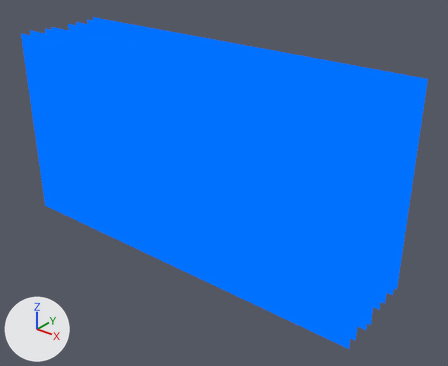
Two versions of the Blender file effect/effect-cut2.blend, one commit apart.
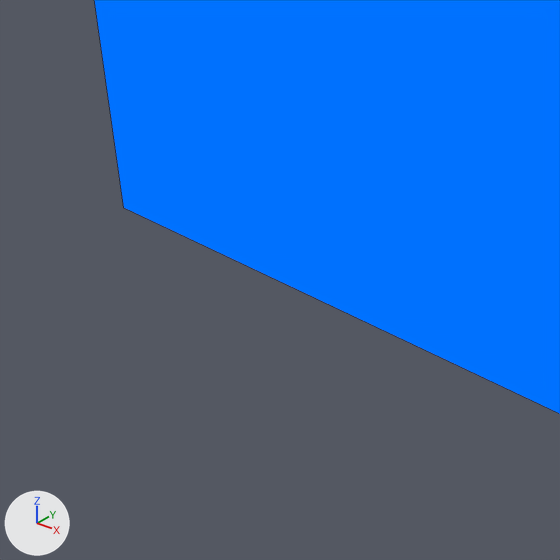
There are two pictures of each version: one whole from a 50 mm camera at (14.0, -16.07, 10.44) aimed at (1.99, -1.06, 1.13), one close up on the part from 0% to 46% of the width and 35% to 91% of the height. Arrows for +X, +Y and +Z are at lower left; the lights stay in place. The close-ups show mesh edges as thin lines.

In view in the first close-up: 'near-less.001'.
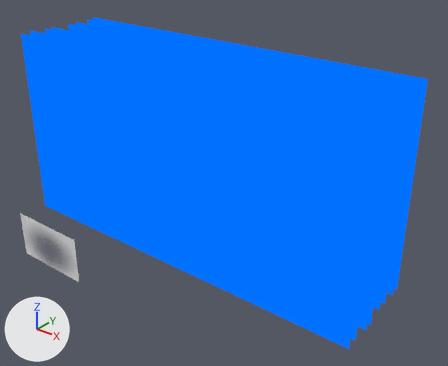
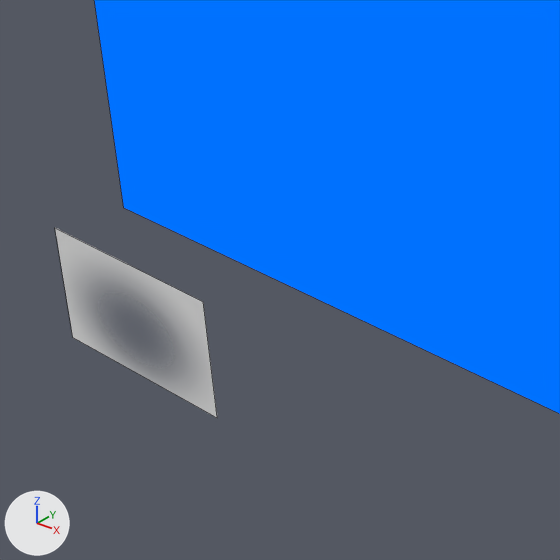
Changed parts and their boxes [x1, y1, x2, y2] in the close-ups (560 x 560 px):
'Plane.001', added
    after: [55, 228, 217, 417]

Edits to the bpy script that builds the scene:
```text
Add mat_effect_mask_large:
    mat_effect_mask_large = bpy.data.materials.new('effect-mask-large')
    # nodes: BsdfPrincipled, Invert, Mapping, OutputMaterial, TexCoord, TexGradient, ValToRGB
    # colours: black #000000, white #ffffff
Add me_plane_001:
    me_plane_001.from_pydata(...)  # 4 vertices, 1 face; spans x -1.0..1.0, y -1.0..1.0, z 0.0
    me_plane_001.materials.append(mat_effect_mask_large)
Add ob_plane_001:
    ob_plane_001 = bpy.data.objects.new('Plane.001', me_plane_001)
    ob_plane_001.location = (0.0, -6.93, 0.62)
    ob_plane_001.rotation_euler = (1.571, 0.0, 0.0)  # degrees (90, 0, 0)
    ob_plane_001.scale = (1.28, 0.72, 1.0)
    ob_plane_001.visible_shadow = False
```
